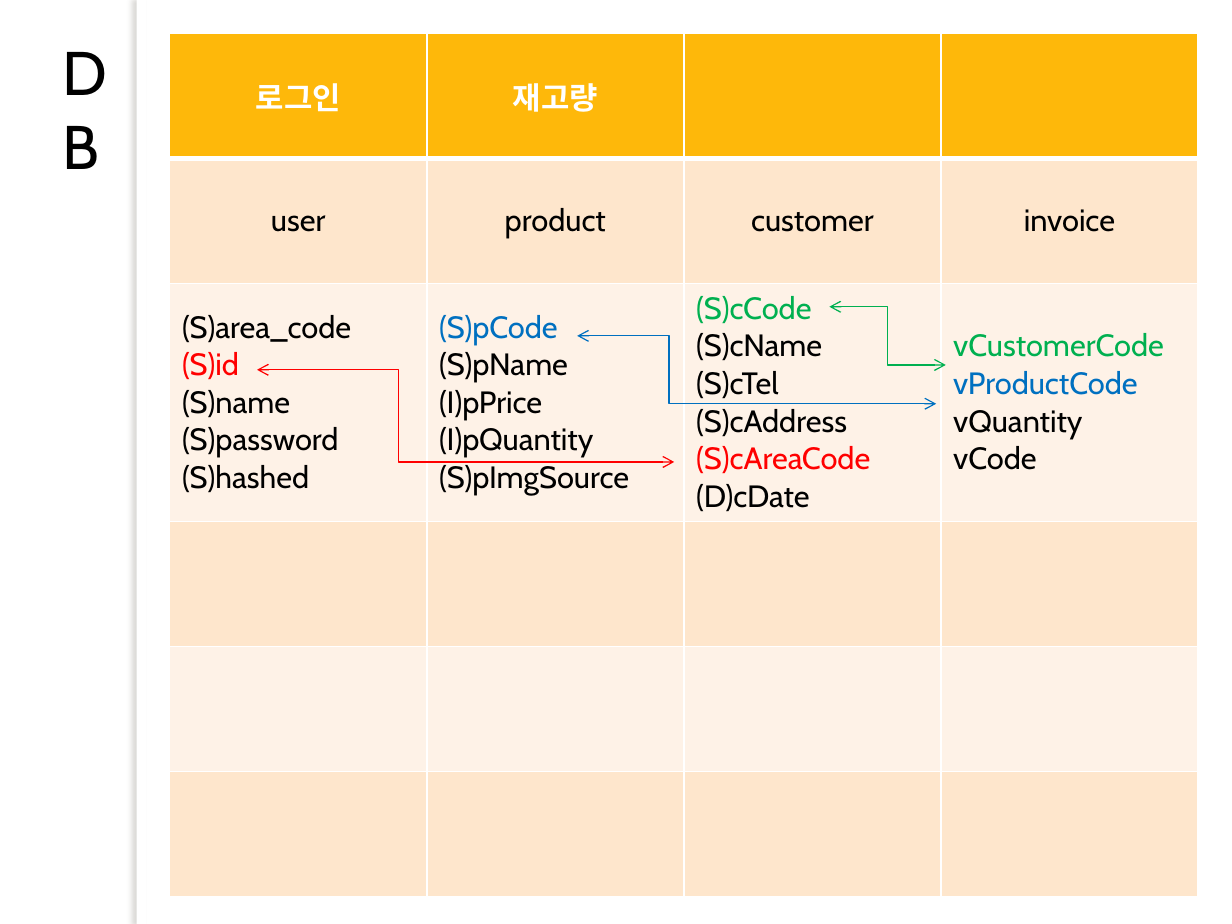
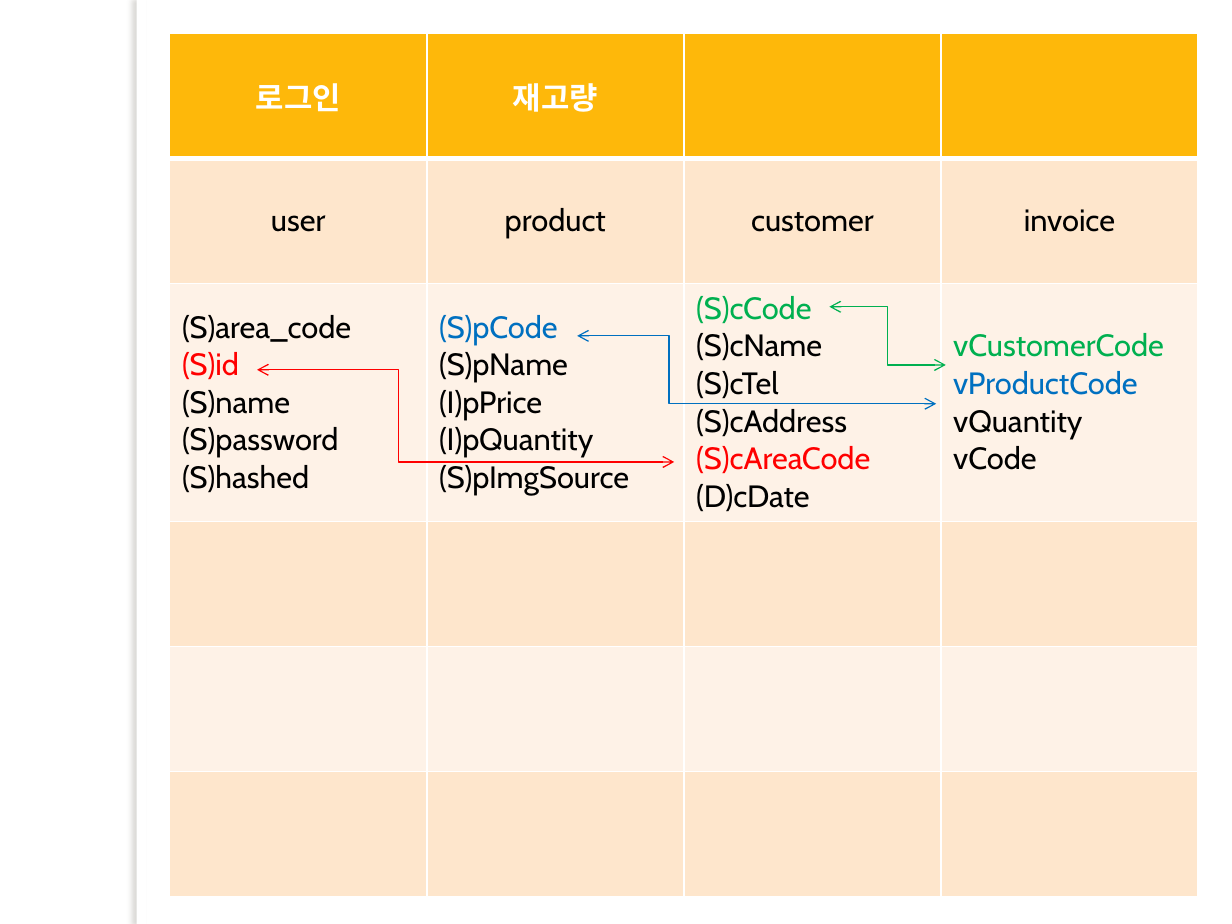
Before and after one commit to lx9203/fulfillmentBlue, a slide deck: slide 3 of 프레젠테이션1.pptx. Drawn at 1232x924 pixels with LibreOffice and Linux fonts; fonts in the diff are those of the drawing; background and template pictures are left out. Boxes give left, top, right and bottom in pixels: in the first picture for what was removed or moved away, otherwise in the second. Text is boxed around its words. In the diff, an @@ line names an element or a change of style, - is before the commit and + after.

```diff
--- a/프레젠테이션1.pptx
+++ b/프레젠테이션1.pptx
@@ text removed at (x1=63, y1=52, x2=108, y2=169) @@
-D
-B
```
Also in this commit, not shown: 7 other slides changed.
